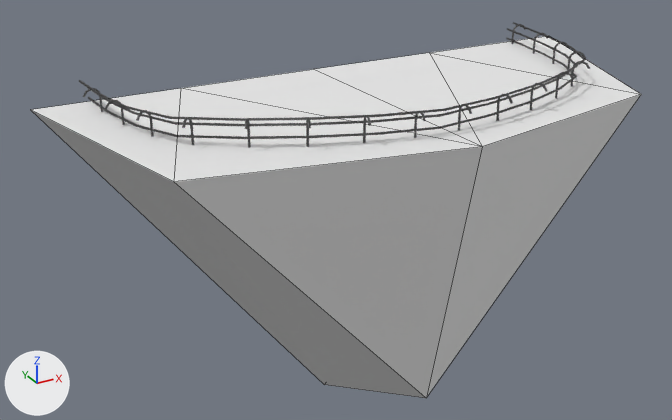
Two versions of the Blender file Bruise Cruise/Assets/Models/Level 1/end of ship.blend, one commit apart.
The view is the same before and after, from a 50 mm lens placed at (-6.41, -9.65, 3.45), pointed at (-0.46, 1.16, -1.96). Every picture has the same lights, and +X, +Y and +Z are marked at lower left. Mesh edges are drawn as thin lines on the coarser meshes.

Script lines for the objects in view, before the commit:
```python
me_cube_000 = bpy.data.meshes.new('Cube.000')
me_cube_000.from_pydata(...)  # 3584 vertices, 4119 faces; spans x -1.52..1.43, y -0.53..0.96, z -0.12..0.07
me_cube_000.materials.append(mat_railing)  # dark grey #5e5e5e
me_cube_001 = bpy.data.meshes.new('Cube.001')
me_cube_001.from_pydata(...)  # 10 vertices, 10 faces; spans x -1.72..1.75, y -0.62..0.97, z -2.34..-0.08
me_cube_001.materials.append(mat_ship_body)
ob_railing = bpy.data.objects.new('railing', me_cube_000)
ob_railing.location = (0.0, 0.19, 0.0)
ob_railing.rotation_euler = (0.0, 0.0, -0.0474)  # degrees (0, 0, -2.7)
ob_railing.scale = (2.5, 2.5, 2.5)
ob_ship_body = bpy.data.objects.new('Ship body', me_cube_001)
ob_ship_body.location = (0.0, 0.0, 0.0)
ob_ship_body.scale = (2.5, 2.5, 2.5)
```
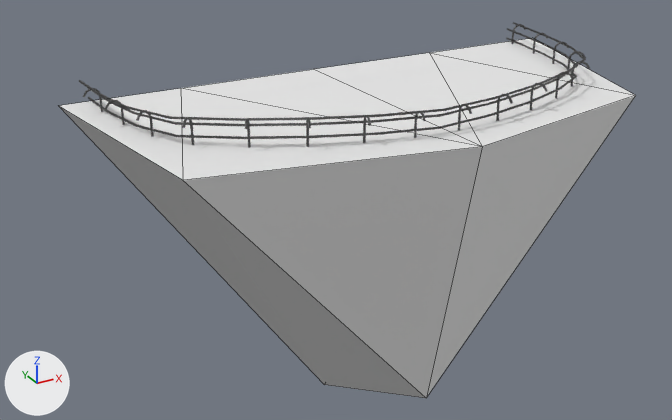
What differs and where, as boxes (x1, y1, x2, y2) in the pictures (672 x 420 px; the box of a moved part takes in the faces that stretch with it):
```json
{"object": "Ship body", "change": "reshaped", "before": [31, 36, 641, 398], "after": [59, 39, 636, 398]}
{"part": 1, "of": "me_cube_001", "change": "moved or reshaped", "before": [426, 36, 641, 397], "after": [426, 39, 636, 397]}
{"part": 2, "of": "me_cube_001", "change": "moved or reshaped", "before": [31, 90, 414, 387], "after": [59, 90, 414, 387]}
```

The change, as JSON lines over the scene's bpy script:
```json
{"block": "me_cube_001", "where": "me_cube_001.from_pydata(...)  # 10 vertices, 10 faces; spans x -1.72..1.75, y -0.62..0.97, z -2.34..-0.08"}
{"block": "me_cube_001", "where": "# used by ob_ship_body; location = (0.0, 0.0, 0.0); scale = (2.5, 2.5, 2.5)"}
{"block": "me_cube_001", "change": "me_cube_001 part 1"}
{"op": "set", "path": "me_cube_001.vertices[1].co", "old": "(1.26, -0.36, -0.08)", "new": "(1.22, -0.36, -0.08)", "note": "pixel (641, 94) -> pixel (635, 95)"}
{"op": "set", "path": "me_cube_001.vertices[7].co", "old": "(1.75, 0.97, -0.08)", "new": "(1.6, 0.97, -0.08)", "note": "pixel (548, 35) -> pixel (532, 37)"}
{"block": "me_cube_001", "change": "me_cube_001 part 2"}
{"op": "set", "path": "me_cube_001.vertices[6].co", "old": "(-1.41, -0.34, -0.08)", "new": "(-1.37, -0.34, -0.08)", "note": "pixel (173, 181) -> pixel (182, 180)"}
{"op": "set", "path": "me_cube_001.vertices[8].co", "old": "(-1.72, 0.97, -0.08)", "new": "(-1.57, 0.97, -0.08)", "note": "pixel (30, 109) -> pixel (58, 105)"}
```
